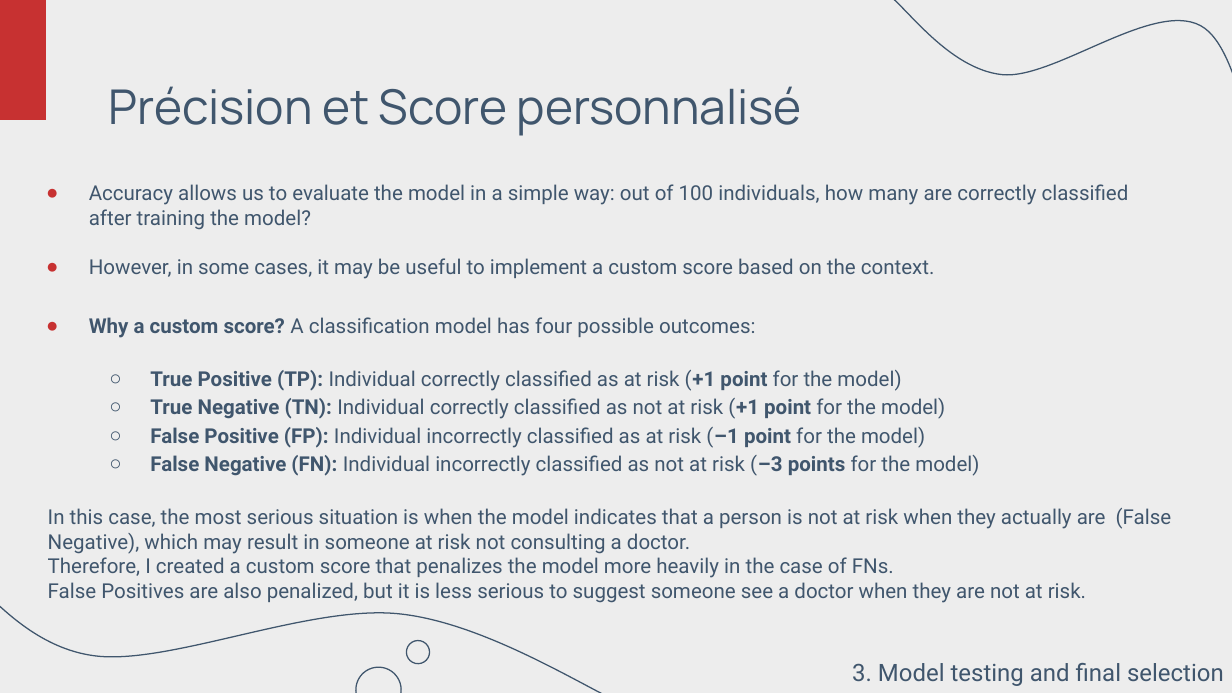
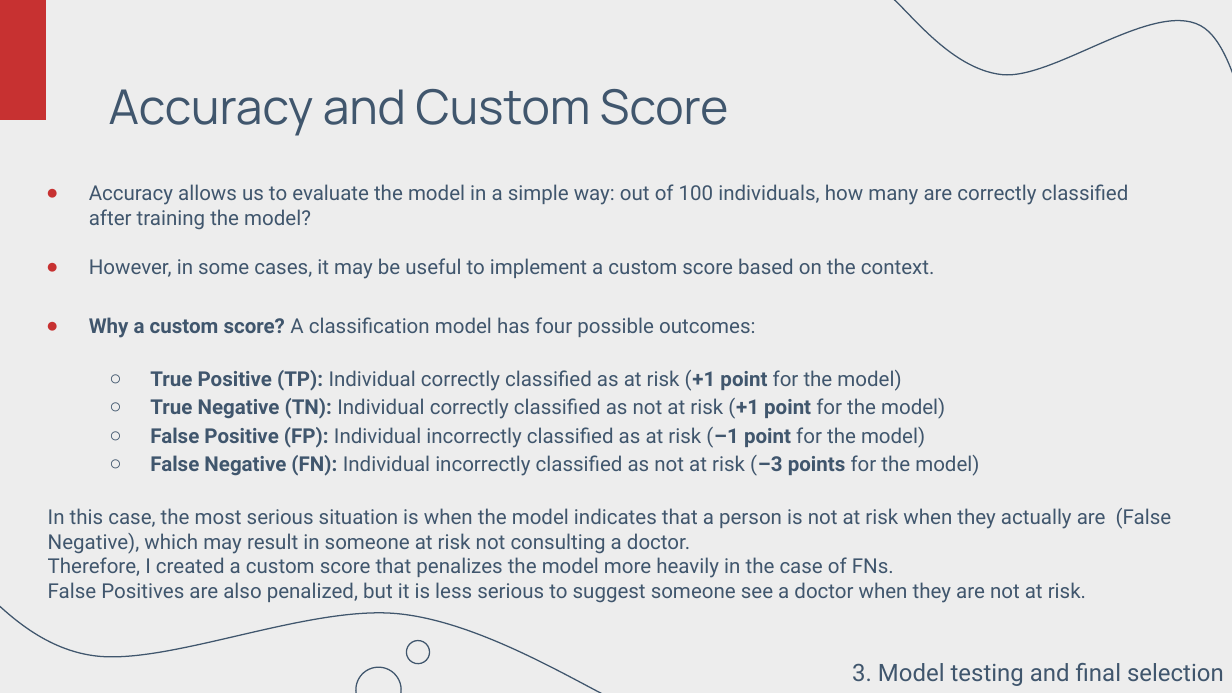
Before and after one commit to MaudGes/Maud_Gesbert-Portfolio, a slide deck: slide 11 of templates/projects/heart_disease/Heart_Disease_PPT.pptx. Drawn at 1232x693 pixels with LibreOffice and Linux fonts; fonts in the diff are those of the drawing; background and template pictures are left out. Boxes give left, top, right and bottom in pixels: in the first picture for what was removed or moved away, otherwise in the second. Text is boxed around its words. In the diff, an @@ line names an element or a change of style, - is before the commit and + after.

```diff
--- a/templates/projects/heart_disease/Heart_Disease_PPT.pptx
+++ b/templates/projects/heart_disease/Heart_Disease_PPT.pptx
@@ title at (109, 89, 728, 136): text changed @@
-Précision et Score personnalisé
+Accuracy and Custom Score
```
Also in this commit, not shown: 9 other files.
